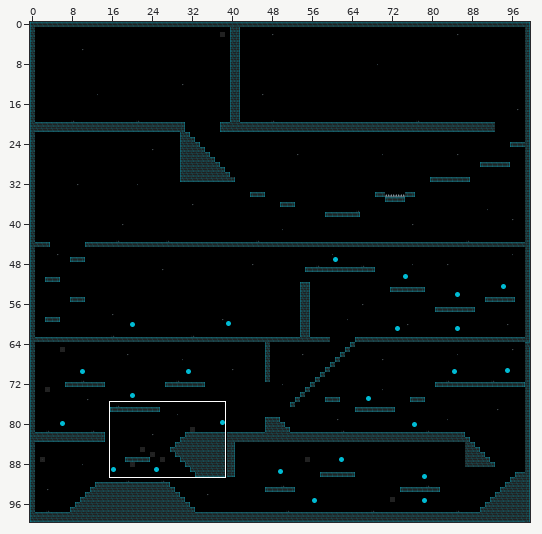
Level history. Tiled map: assets/world1.tmx. The picture above shows the old version from afar; the outline marks the close-up.
Close-up. First the earlier version:
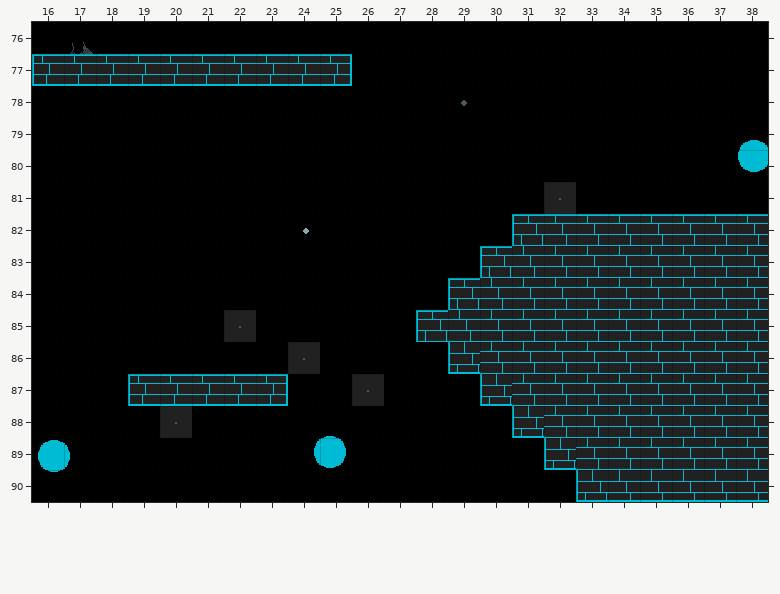
Cells are 32x32 px. Shown: x 16..38, y 76..90. The commit also changed other parts of the map, which this record leaves out. Tiles whose own drawing changed are shown in their newer look in all pictures.
And afterwards:
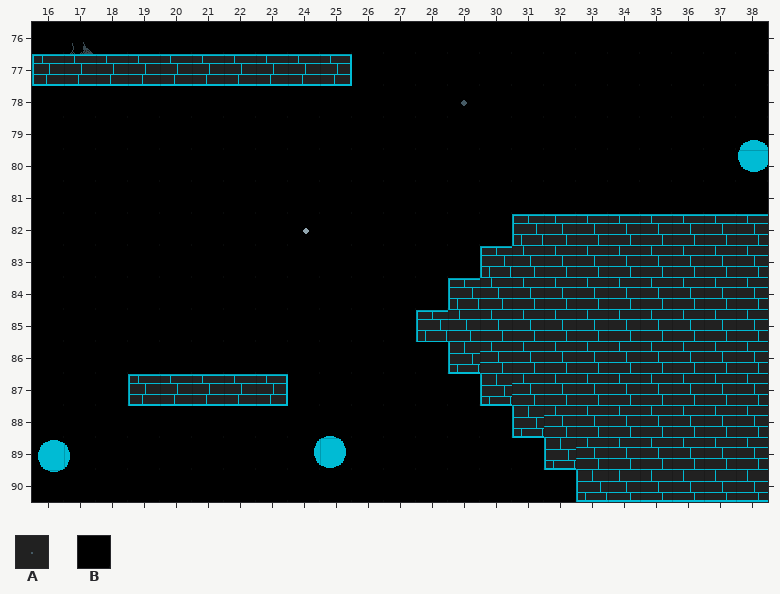
Key: from "tile_sheet_1": A 11, B 19.
_ is an empty cell.
Change:
Layer "Background":
y 81: x 32 A -> B
y 85: x 22 A -> B
y 86: x 24 A -> B
y 87: x 26 A -> B
y 88: x 20 A -> B
Changed places in both close-ups, as pixel boxes (x1, y1, x2, y2):
changed: (544, 182, 576, 214)
changed: (224, 310, 256, 342)
changed: (288, 342, 320, 374)
changed: (352, 374, 384, 406)
changed: (160, 406, 192, 438)
